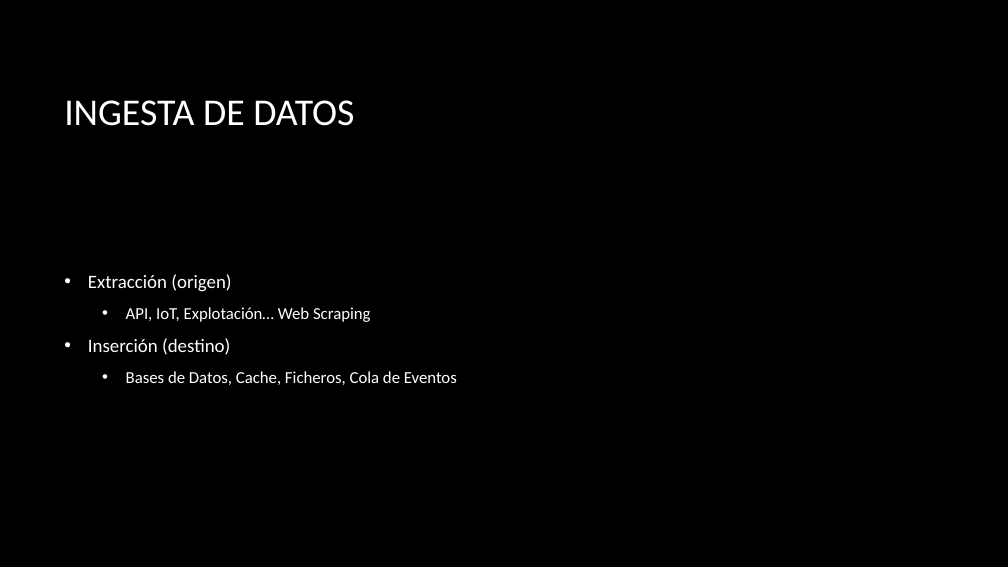
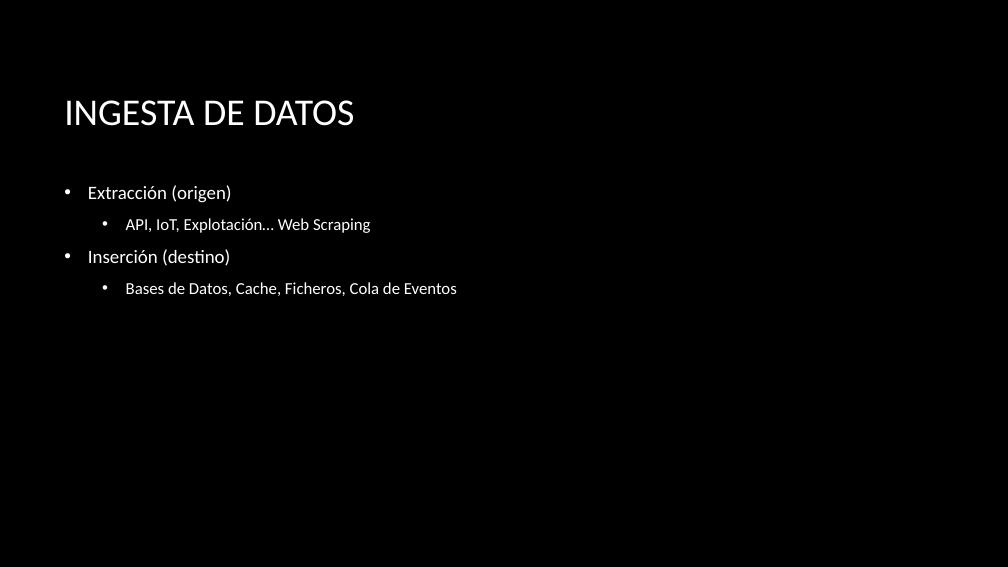
Before and after one commit to jofaval/talks-about, a slide deck: slide 6 of uv/web-scraping-y-las-bases-de-datos-ofuscadas/web-scraping-core.pptx (slide 5 before the commit). Drawn at 1008x567 pixels with LibreOffice and Linux fonts; fonts in the diff are those of the drawing; background and template pictures are left out. Boxes give left, top, right and bottom in pixels: in the first picture for what was removed or moved away, otherwise in the second. Text is boxed around its words. In the diff, an @@ line names an element or a change of style, - is before the commit and + after.

```diff
--- a/uv/web-scraping-y-las-bases-de-datos-ofuscadas/web-scraping-core.pptx
+++ b/uv/web-scraping-y-las-bases-de-datos-ofuscadas/web-scraping-core.pptx
@@ text "Extracción (origen)" at [88, 185, 457, 296]: vertical alignment middle to top @@
```
Also in this commit, not shown: 8 other slides changed, 1 slide added, 1 other file.
